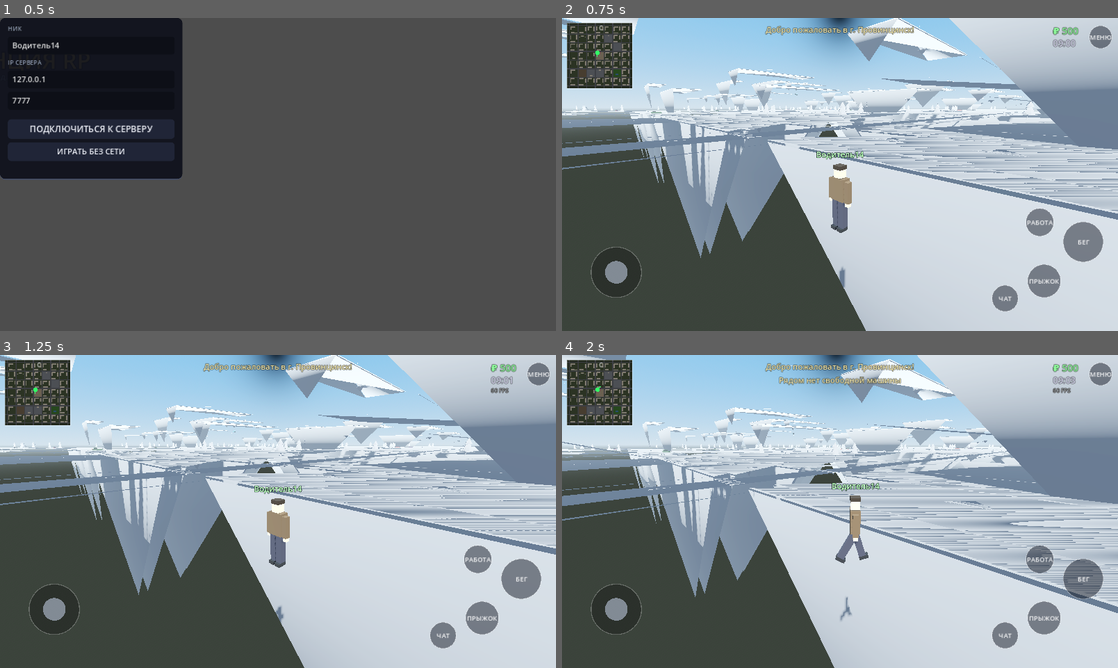
Above: before the commit, frames 1-4 (two rows, left to right).
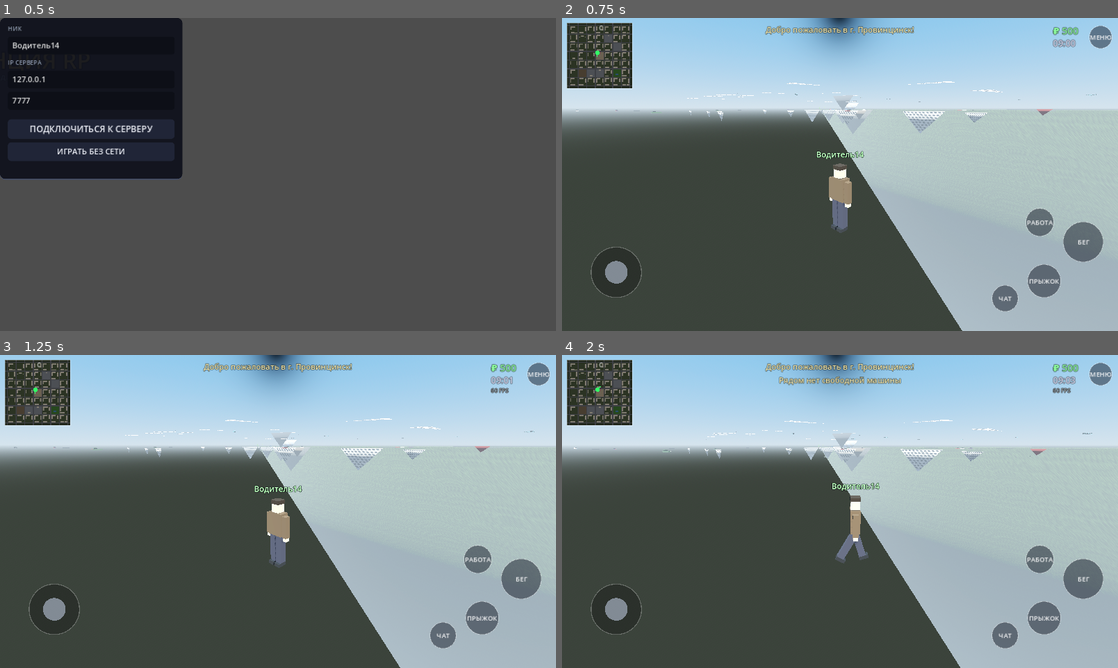
Above: after the commit, the same moments.

Repository: mimistr036-coder/launcher
Game: Godot game, scene res://br/boot.tscn
Two runs of this game, one before a commit and one after it. Both use one fixed random seed, a clock stepped at 60 frames per second and the inputs below.
Inputs (mouse positions are in pixels of both pictures, inside the frame that each line leads up to):
- Up to frame 1 (0.5 s): no input
- Up to frame 2 (0.75 s): click "ИГРАТЬ БЕЗ СЕТИ" at 0.5 s
- Up to frame 3 (1.25 s): no input
- Up to frame 4 (2 s): tap Enter at 1.25 s; move the mouse to (962, 495) at 1.27 s; hold D (move_right) from 1.28 s (still down); tap E (enter_car) at 1.35 s; click (962, 495) at 1.42 s; tap Space (jump) at 1.52 s

Frame 1 is identical in both runs. In frame 2, 52% of the frame differs, in the area x 0-100%, y 0-100%; in frame 3, 51%; in frame 4, 53%.

Commit message:
fix: город был белым — материалы не назначались мешам (surface_set_material); выход из машины (E/кнопка); CI рендерит скриншоты города на 4.3 и 4.0
Co-authored-by: arena-agent <297053741+arena-agent@users.noreply.github.com>

Diff:
--- a/game/br/boot.gd
+++ b/game/br/boot.gd
@@ -62,6 +62,15 @@
 
 func _autotest(mode: String) -> void:
 	print("[AUTOTEST] start mode=", mode)
+	if mode == "shot":
+		_start_world(false, "", 0, "ТестБот")
+		var ts := get_tree().create_timer(4.0)
+		ts.timeout.connect(func() -> void:
+			var img := get_viewport().get_texture().get_image()
+			img.save_png("/tmp/city.png")
+			print("[AUTOTEST] скриншот: /tmp/city.png ", img.get_width(), "x", img.get_height())
+			get_tree().quit(0))
+		return
 	var online := mode.begins_with("mp:")
 	var ip := "127.0.0.1"
 	var port := 7777
@@ -143,6 +152,9 @@
 				var idxa: PackedInt32Array = arrays[Mesh.ARRAY_INDEX]
 				surf += 1
 				tris += idxa.size() / 3
+				if verts.size() > 65000:
+					bad += 1
+					print("[AUTOTEST] поверхность ", surf, " слишком большая: ", verts.size(), " вершин")
 				for ii in idxa:
 					if ii >= verts.size():
 						bad += 1
--- a/game/br/city_builder.gd
+++ b/game/br/city_builder.gd
@@ -89,11 +89,20 @@
 # =================== ПРИМИТИВЫ ===================
 
 func _st_for(mat: Material) -> SurfaceTool:
-	if not _st.has(mat):
-		var t := SurfaceTool.new()
-		t.begin(Mesh.PRIMITIVE_TRIANGLES)
-		_st[mat] = t
-	return _st[mat]
+	var st: SurfaceTool = _st.get(mat)
+	if st != null and st.get_vertex_count() >= MAX_SURF_VERTS:
+		# поверхность распухла — отдаём готовый меш и начинаем новую
+		var n := 0
+		for ch in get_children():
+			if ch.name.begins_with("Geo"):
+				n = maxi(n, int(ch.name.trim_prefix("Geo")))
+		_flush_surface(mat, st, n + 1)
+		st = null
+	if st == null:
+		st = SurfaceTool.new()
+		st.begin(Mesh.PRIMITIVE_TRIANGLES)
+		_st[mat] = st
+	return st
 
 
 func _quad(st: SurfaceTool, pts: Array, normal: Vector3, uvs: Array) -> void:
@@ -191,18 +200,24 @@
 	_colbody.add_child(cs)
 
 
+const MAX_SURF_VERTS := 60000  # 16-битные индексы: не превышать 65536 вершин на поверхность
+
 func _finalize_meshes() -> void:
 	var idx := 0
 	for mat in _st:
-		var st: SurfaceTool = _st[mat]
-		var mesh := st.commit()
-		if mesh == null:
-			continue
+		idx = _flush_surface(mat, _st[mat], idx)
+
+
+func _flush_surface(mat: Material, st: SurfaceTool, idx: int) -> int:
+	var mesh := st.commit()
+	if mesh != null:
+		mesh.surface_set_material(0, mat)  # БЕЗ ЭТОГО ВЕСЬ ГОРОД БЕЛЫЙ
 		var mi := MeshInstance3D.new()
 		mi.name = "Geo%d" % idx
 		idx += 1
 		mi.mesh = mesh
 		add_child(mi)
+	return idx
 
 
 func _sign(text: String, pos: Vector3, height_m: float = 0.9, color: Color = Color(1, 0.9, 0.5)) -> void:
--- a/game/br/player.gd
+++ b/game/br/player.gd
@@ -43,6 +43,12 @@
 		if not is_instance_valid(current_car):
 			current_car = null
 		else:
+			# в режиме машины читаем только выход (E / кнопка «ВЫЙТИ»)
+			if hud != null and is_instance_valid(hud) and hud.consume_event("enter"):
+				if world != null:
+					world.try_enter_car(self)
+			elif Input.is_action_just_pressed("enter_car") and world != null:
+				world.try_enter_car(self)
 			return  # физикой управляет машина
 	var axis := Vector2.ZERO
 	var want_run := false
Not shown, changed: .github/workflows/ci.yml
